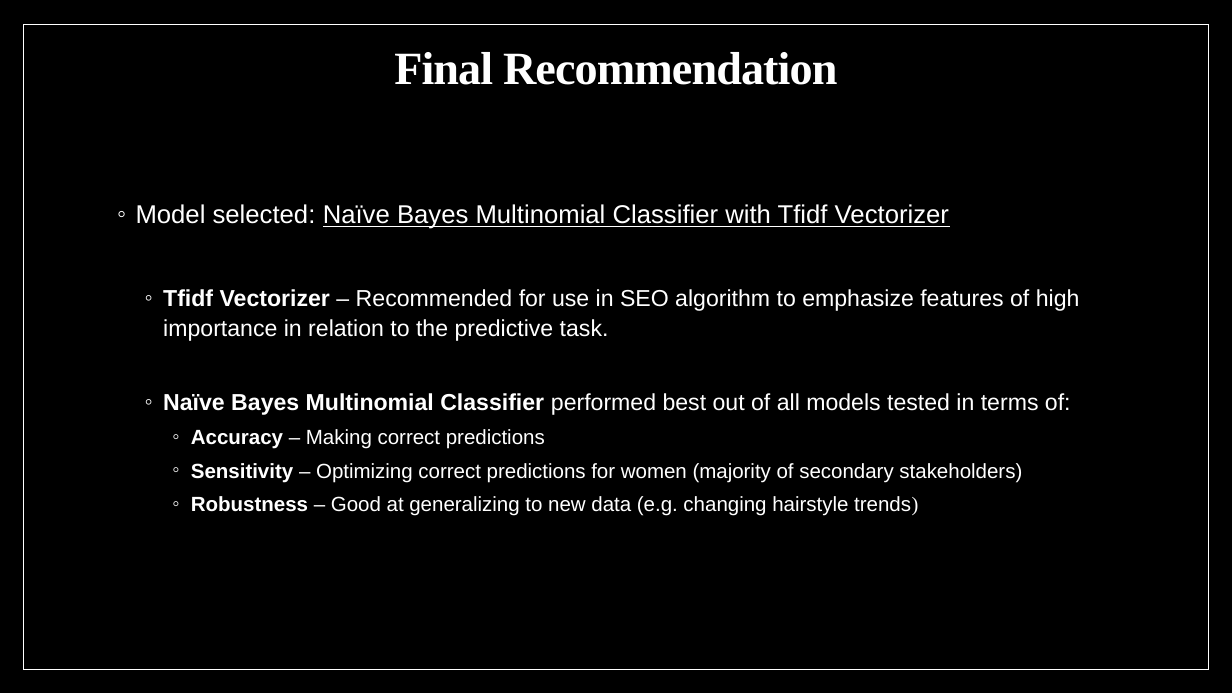
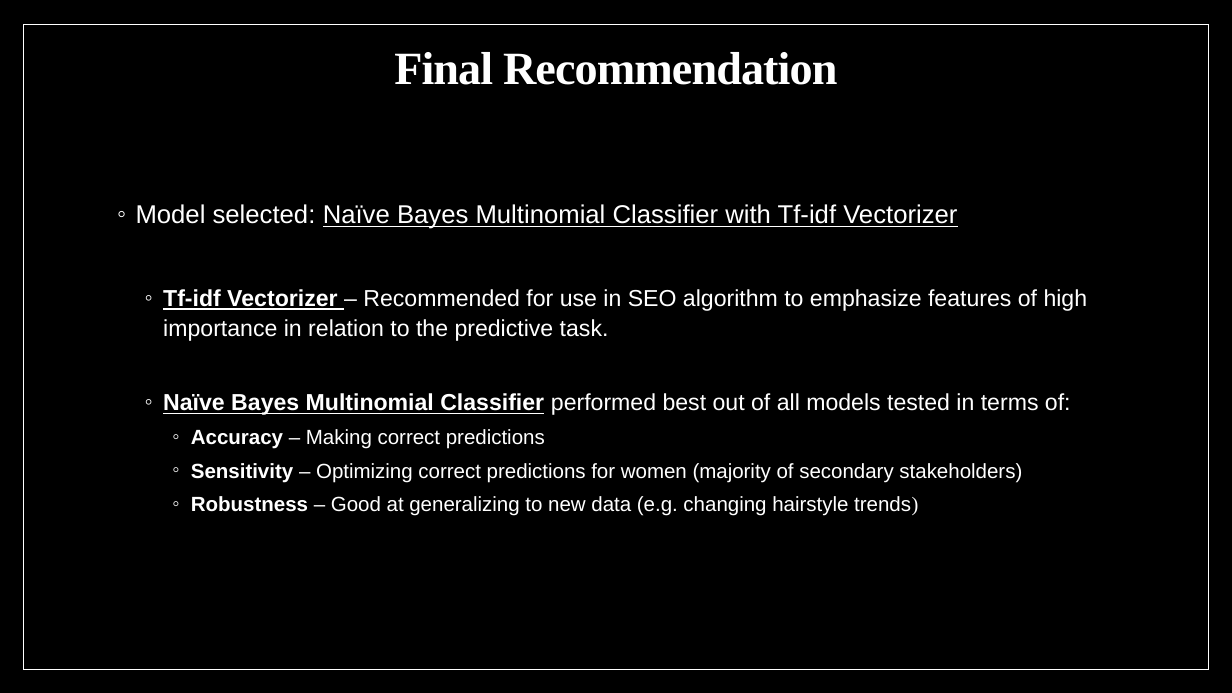
Before and after one commit to chrisgozali/GA_Projects, a slide deck: slide 12 of project_3/Presentation.pptx. Drawn at 1232x693 pixels with LibreOffice and Linux fonts; fonts in the diff are those of the drawing; background and template pictures are left out. Boxes give left, top, right and bottom in pixels: in the first picture for what was removed or moved away, otherwise in the second. Text is boxed around its words. In the diff, an @@ line names an element or a change of style, - is before the commit and + after.

```diff
--- a/project_3/Presentation.pptx
+++ b/project_3/Presentation.pptx
@@ text at (x1=136, y1=204, x2=1088, y2=341): text changed @@
-◦ Model selected: Naïve Bayes Multinomial Classifier with Tfidf Vectorizer
-  ◦ Tfidf Vectorizer – Recommended for use in SEO algorithm to emphasize features of high importance in relation to the predictive task.
+◦ Model selected: Naïve Bayes Multinomial Classifier with Tf-idf Vectorizer
+  ◦ Tf-idf Vectorizer – Recommended for use in SEO algorithm to emphasize features of high importance in relation to the predictive task.
@@ text at (x1=163, y1=393, x2=1071, y2=415): underline on in "Naïve Bayes Multinomial Classifier" @@
```
Also in this commit, not shown: 6 other slides changed, 23 other files.
